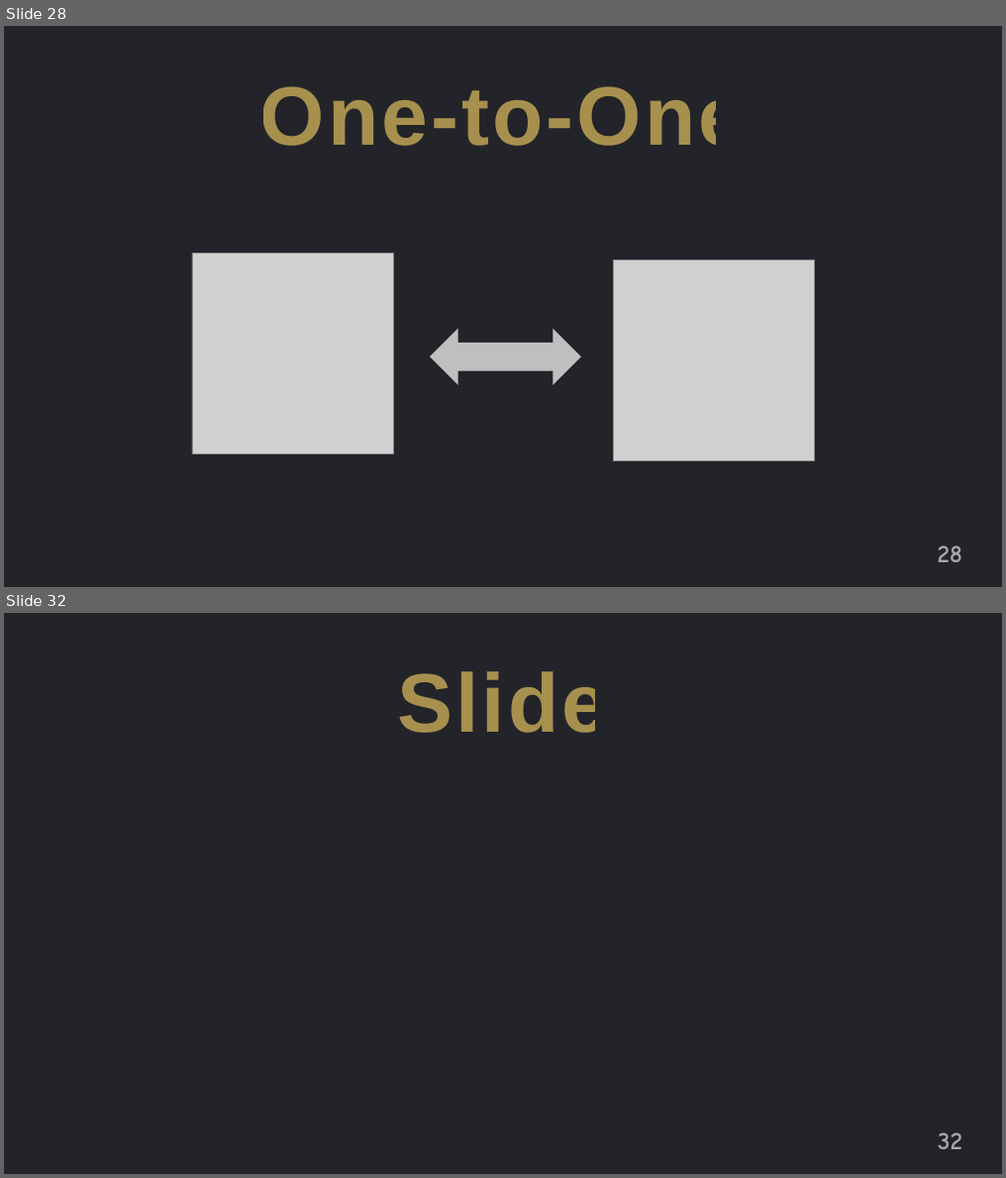
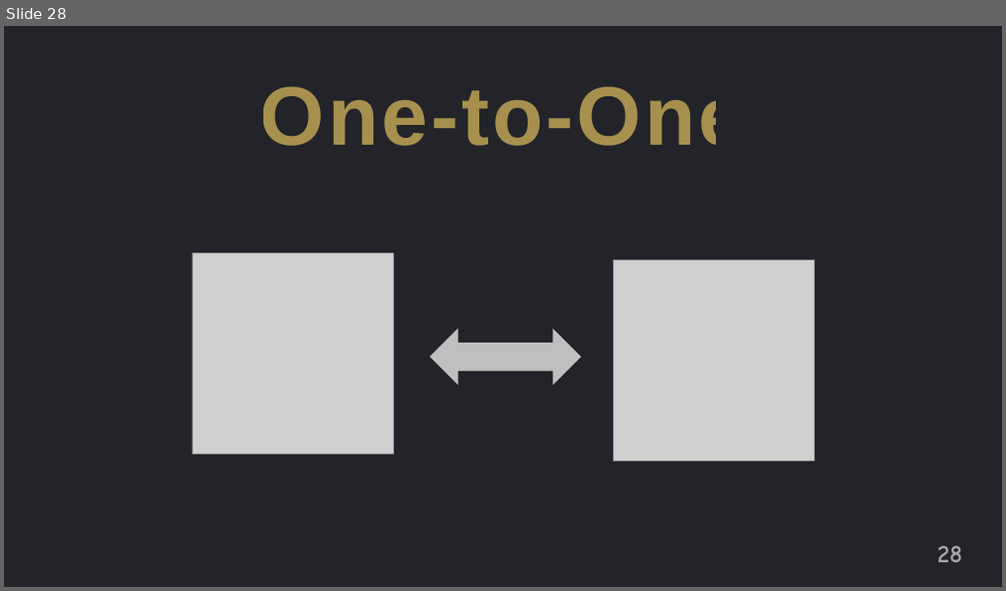
Before and after one commit to jguo108/My-Programming-Courses, a slide deck: Scratch for Newbies/Level2/1 Knock Knock/Note/Notes.pptx. Shown one above the other, each under a label of ours: slides 28 and 32 before the commit, slide 28 after it; the slides between them are not shown. The pictures are 1006x1178 and 1006x591 pixels, drawn with LibreOffice and Linux fonts; fonts in the diff are those of the drawing; grey boxes stand for pictures. Boxes give left, top, right and bottom in pixels: in the first picture for what was removed or moved away, otherwise in the second. Text is boxed around its words. In the diff, an @@ line names an element or a change of style, - is before the commit and + after.

```diff
--- a/Scratch for Newbies/Level2/1 Knock Knock/Note/Notes.pptx
+++ b/Scratch for Newbies/Level2/1 Knock Knock/Note/Notes.pptx
@@ slide 32 removed at (4, 613, 1002, 1174), background #FFFFFF @@
@@ rectangle removed at (4, 613, 1002, 1174) @@
@@ text removed at (397, 671, 608, 733) @@
-Slide
@@ page number removed at (938, 1133, 962, 1150) @@
-32
```
Also in this commit, not shown: 3 slides changed, 19 slides added, 2 other slides removed, 20 other files.
